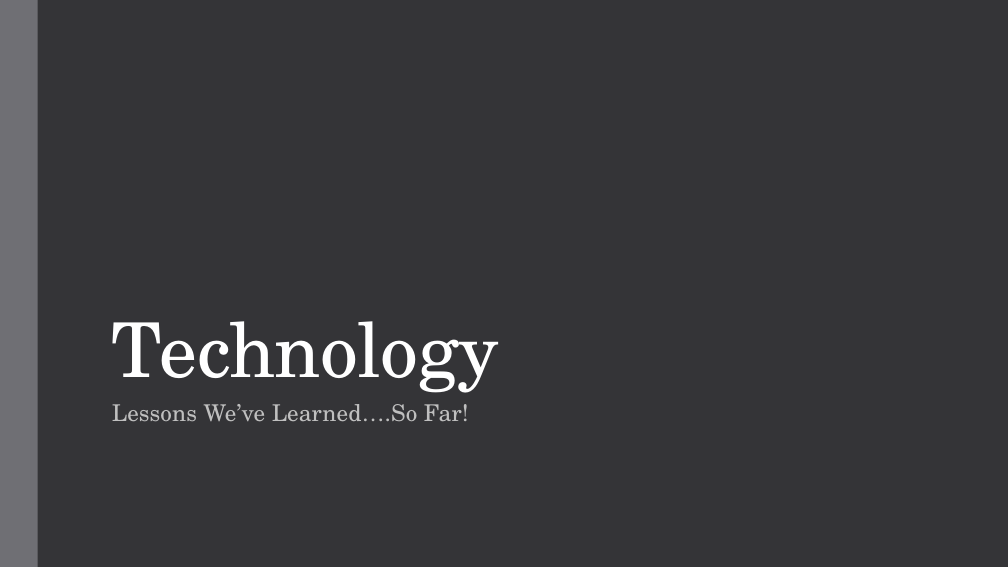
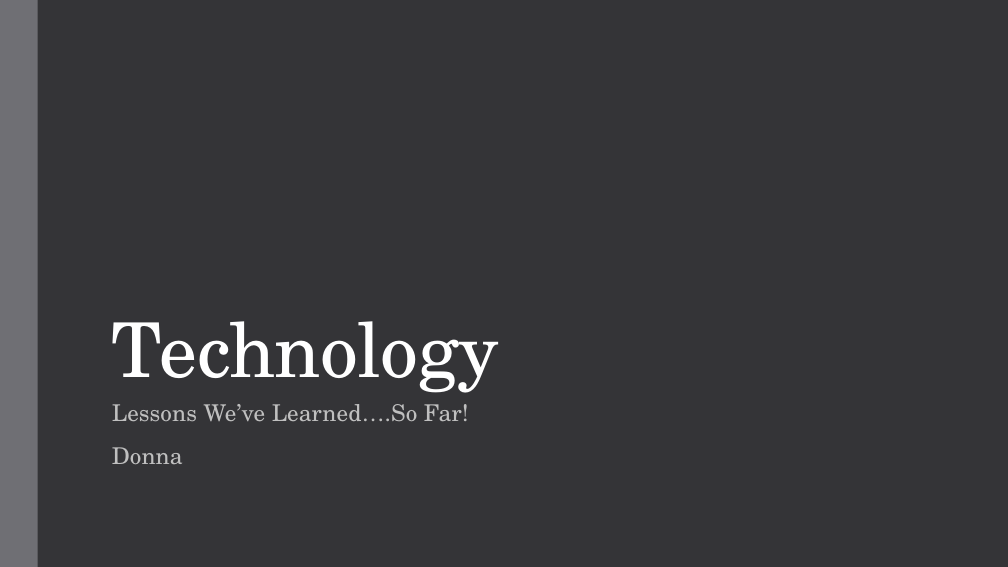
Before and after one commit to RadioSystemsPSCC/Practice, a slide deck: slide 7 of Admin and Documentation/Radio Systems.pptx (slide 6 before the commit). Drawn at 1008x567 pixels with LibreOffice and Linux fonts; fonts in the diff are those of the drawing. Boxes give left, top, right and bottom in pixels: in the first picture for what was removed or moved away, otherwise in the second. Text is boxed around its words. In the diff, an @@ line names an element or a change of style, - is before the commit and + after.

```diff
--- a/Admin and Documentation/Radio Systems.pptx
+++ b/Admin and Documentation/Radio Systems.pptx
@@ subtitle at (x1=112, y1=447, x2=183, y2=464): paragraph added @@
+Donna
```
Also in this commit, not shown: 3 other slides changed, 9 slides added, 3 slides removed, 19 other files.
